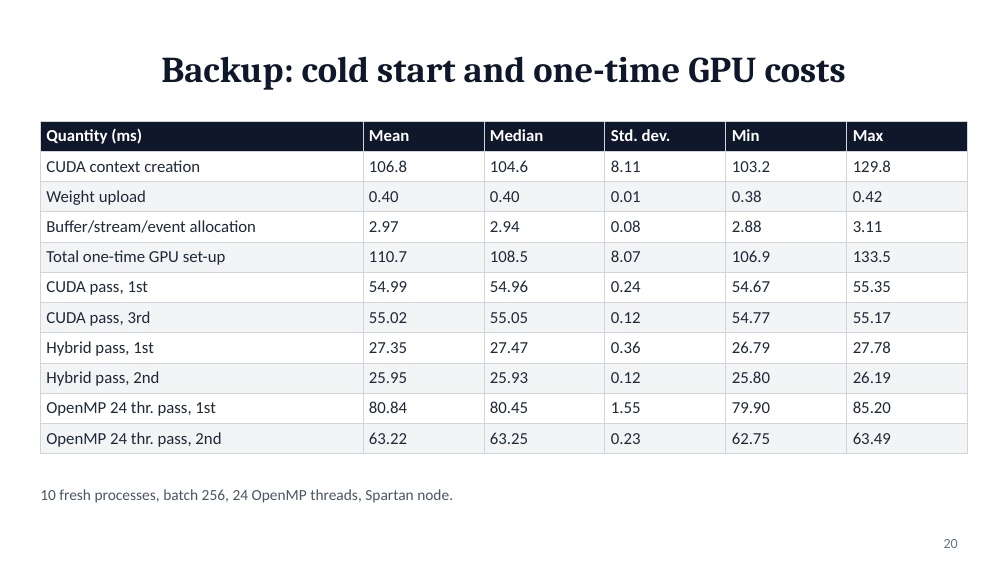
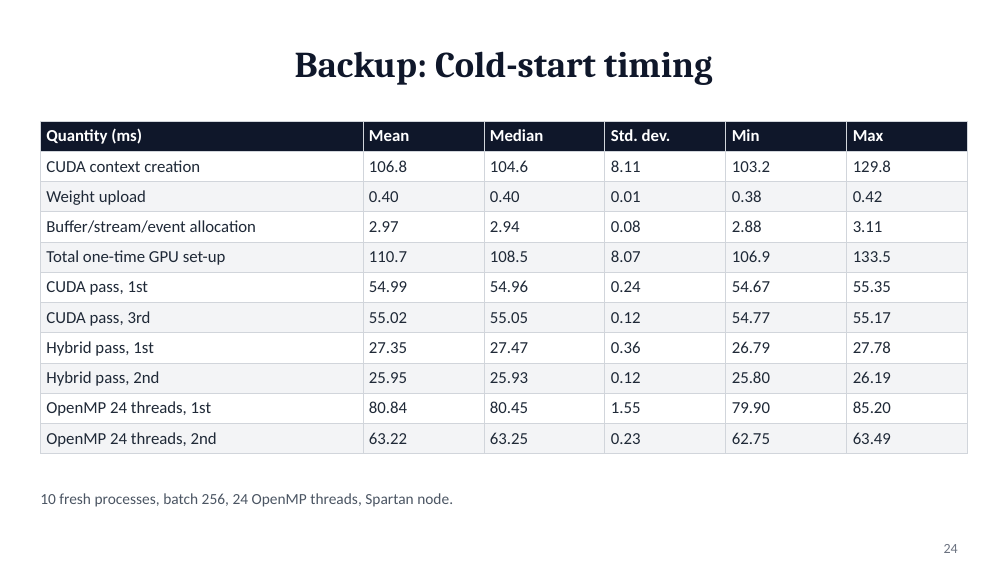
Before and after one commit to SUNNIHITHreddy-INDURU/cs259-hybrid-cpu-gpu-deep-learning, a slide deck: slide 24 of presentation/CS259_Hybrid_CPU_GPU_Induru.pptx (slide 20 before the commit). Drawn at 1008x567 pixels with LibreOffice and Linux fonts; fonts in the diff are those of the drawing. Boxes give left, top, right and bottom in pixels: in the first picture for what was removed or moved away, otherwise in the second. Text is boxed around its words. In the diff, an @@ line names an element or a change of style, - is before the commit and + after.

```diff
--- a/presentation/CS259_Hybrid_CPU_GPU_Induru.pptx
+++ b/presentation/CS259_Hybrid_CPU_GPU_Induru.pptx
@@ title at bbox=[295, 51, 713, 85]: text changed @@
-Backup: cold start and one-time GPU costs
+Backup: Cold-start timing
@@ table at bbox=[40, 121, 968, 451] @@
-row 10, column 1: OpenMP 24 thr. pass, 1st
+row 10, column 1: OpenMP 24 threads, 1st
-row 11, column 1: OpenMP 24 thr. pass, 2nd
+row 11, column 1: OpenMP 24 threads, 2nd
@@ text "10 fresh processes, batch 256, ..." at bbox=[40, 493, 453, 507]: vertical alignment middle to top @@
@@ page number removed at bbox=[944, 539, 958, 548] @@
-20
@@ page number added at bbox=[944, 544, 958, 553], 10 pt, text #6B7280 @@
+24
```
Also in this commit, not shown: 13 other slides changed, 14 slides added, 8 slides removed, 11 other files.
